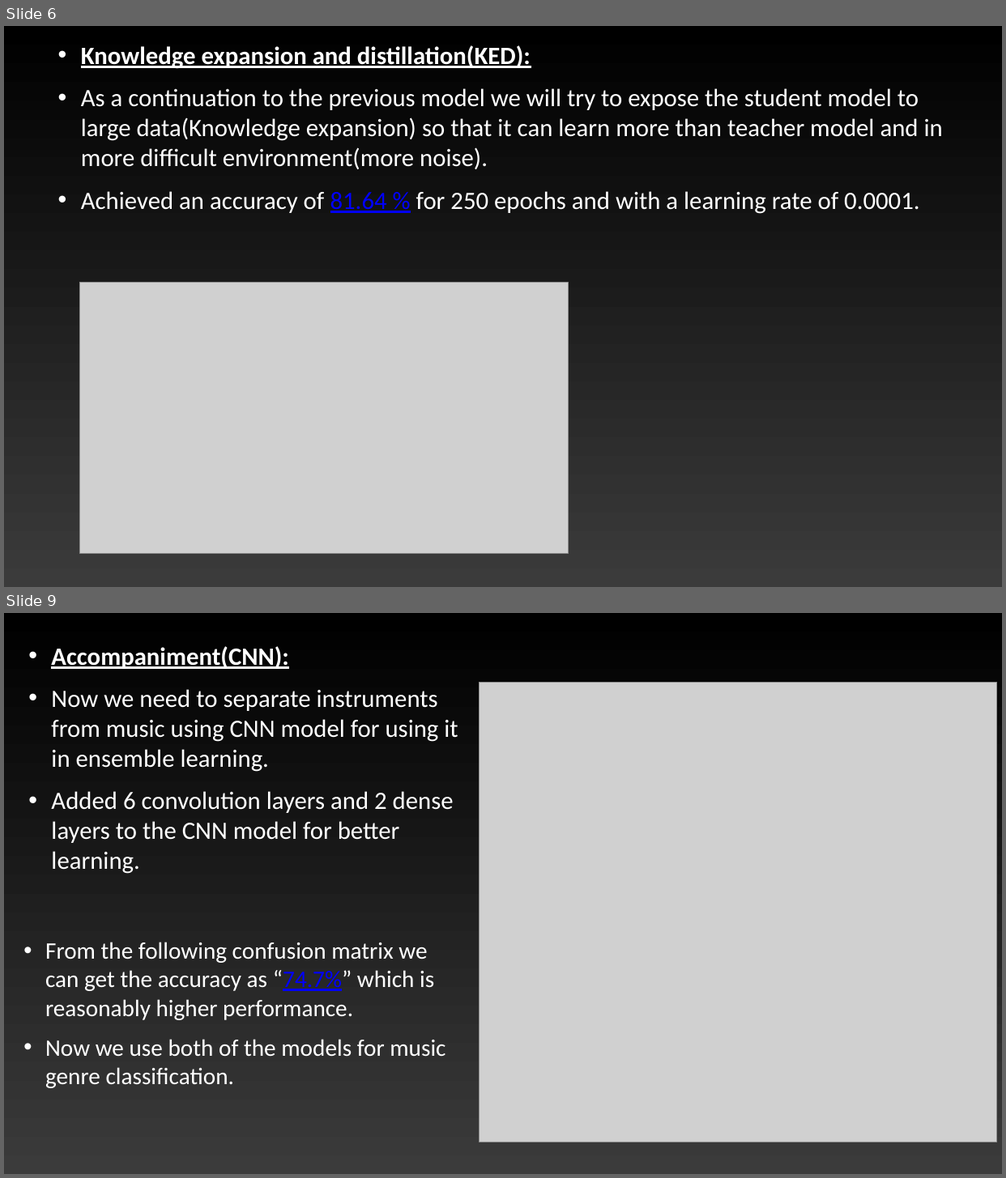
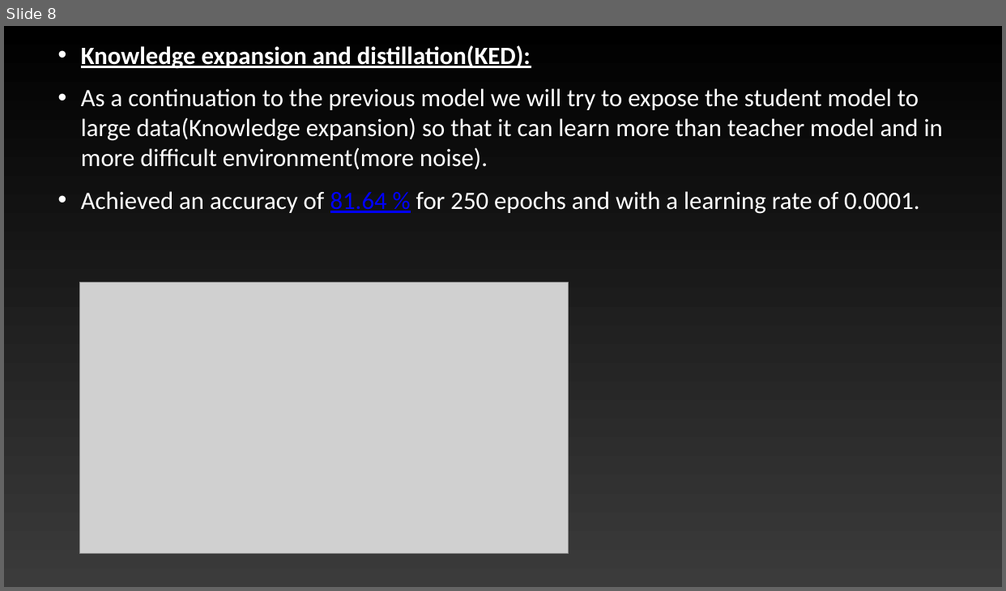
Before and after one commit to manichandra3/Music-Genre-Prediction-NLP_CS683-Group-Project-, a slide deck: Presentation.pptx. Shown one above the other, each under a label of ours: slides 6 and 9 before the commit, slide 8 after it; the slides between them are not shown. The pictures are 1006x1178 and 1006x591 pixels, drawn with LibreOffice and Linux fonts; fonts in the diff are those of the drawing; grey boxes stand for pictures. Boxes give left, top, right and bottom in pixels: in the first picture for what was removed or moved away, otherwise in the second. Text is boxed around its words. In the diff, an @@ line names an element or a change of style, - is before the commit and + after.

```diff
--- a/Presentation.pptx
+++ b/Presentation.pptx
@@ slide 9 removed at (4,613,1002,1174), background gradient #000000 to #3B3B3B @@
@@ text removed at (51,646,458,874) @@
-• Accompaniment(CNN):
-• Now we need to separate instruments from music using CNN model for using it in ensemble learning.
-• Added 6 convolution layers and 2 dense layers to the CNN model for better learning.
@@ picture removed at (479,682,997,1142) @@
@@ text removed at (45,942,445,1088) @@
-• From the following confusion matrix we can get the accuracy as “74.7%” which is reasonably higher performance.
-• Now we use both of the models for music genre classification.
@@ what was slide 6 is now slide 8 @@
```
Also in this commit, not shown: 4 slides changed, 2 slides added, 3 other slides removed.
